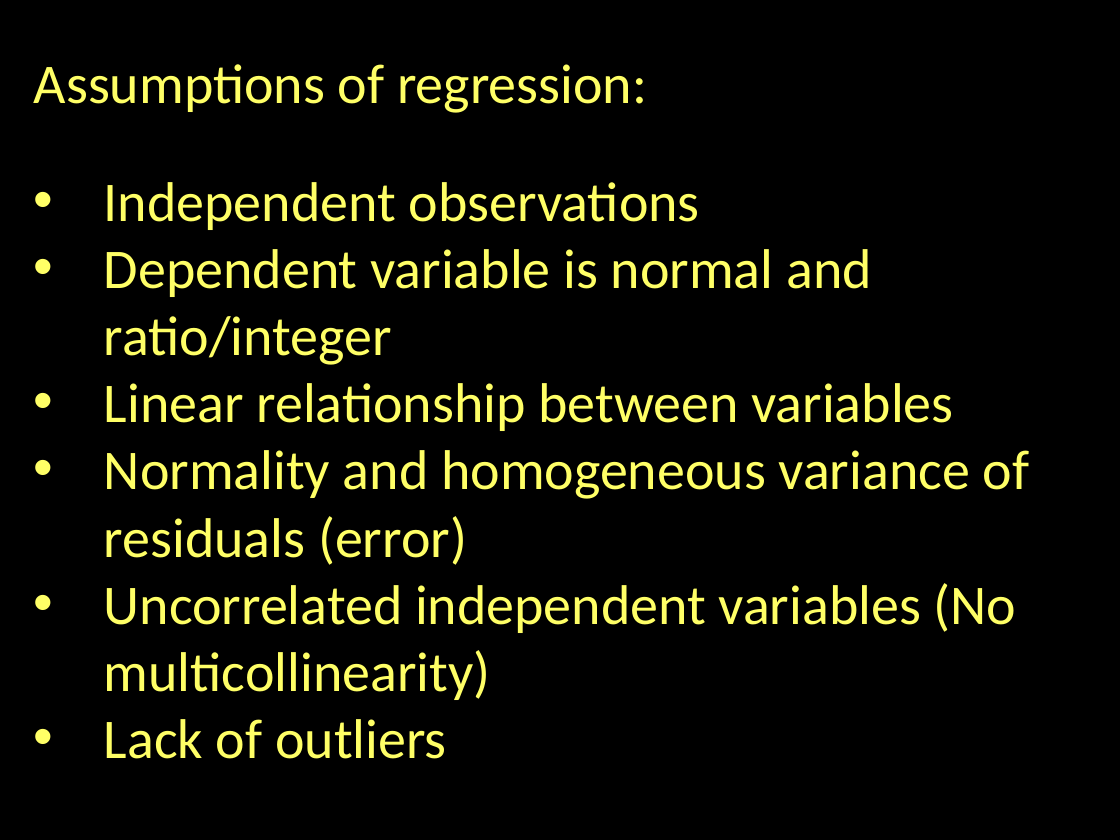
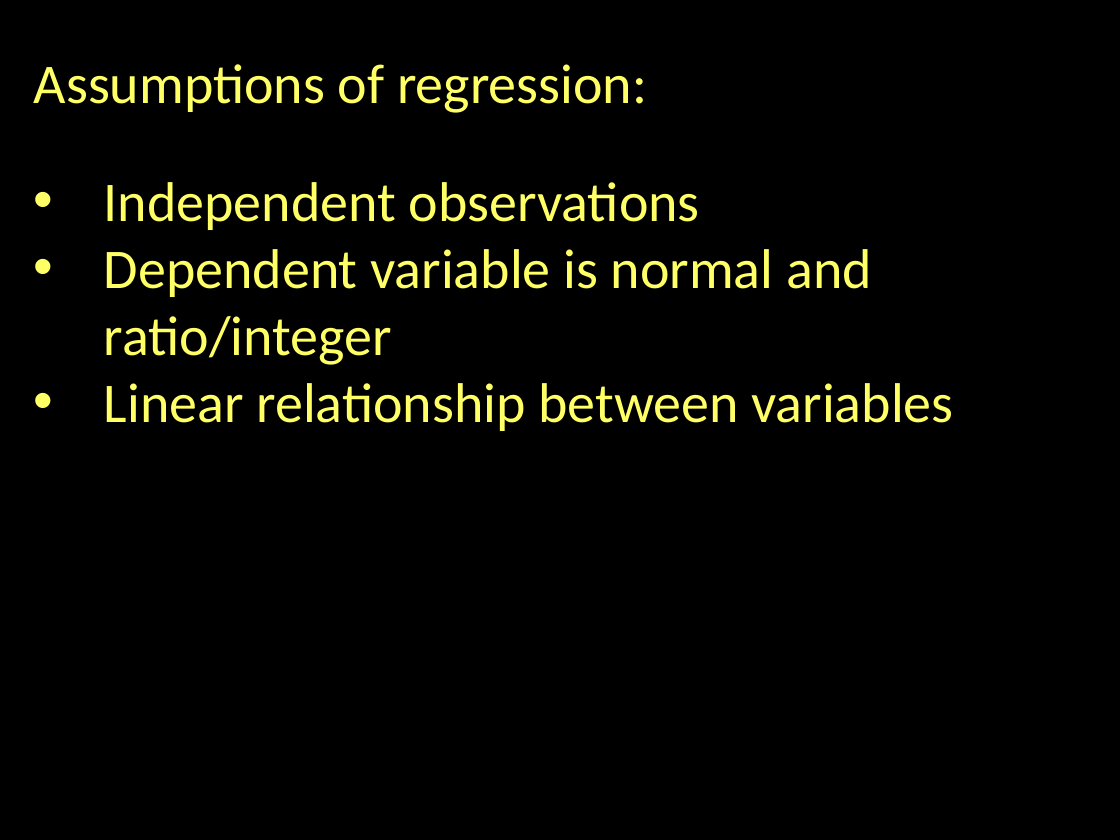
Before and after one commit to jshannon75/geog4300, a slide deck: slide 7 of Slides/Geog4300 Fa17 Lecture 14-1 Regression.pptx. Drawn at 1120x840 pixels with LibreOffice and Linux fonts; fonts in the diff are those of the drawing. Boxes give left, top, right and bottom in pixels: in the first picture for what was removed or moved away, otherwise in the second. Text is boxed around its words. In the diff, an @@ line names an element or a change of style, - is before the commit and + after.

```diff
--- a/Slides/Geog4300 Fa17 Lecture 14-1 Regression.pptx
+++ b/Slides/Geog4300 Fa17 Lecture 14-1 Regression.pptx
@@ text at box(104, 450, 1030, 759): paragraphs removed @@
-• Normality and homogeneous variance of residuals (error)
-• Uncorrelated independent variables (No multicollinearity)
-• Lack of outliers
```
Also in this commit, not shown: 2 other slides changed, 4 slides removed, 54 other files.
